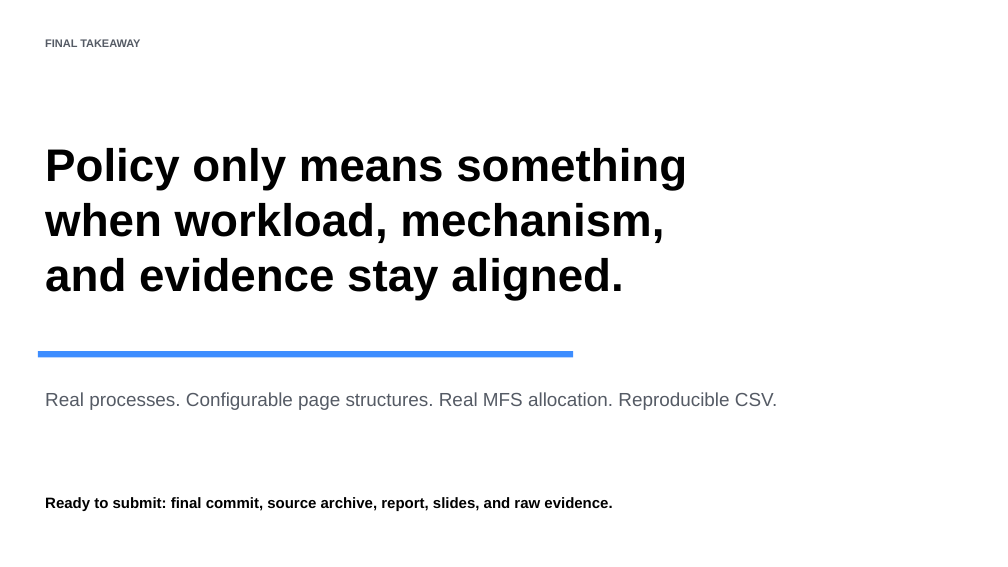
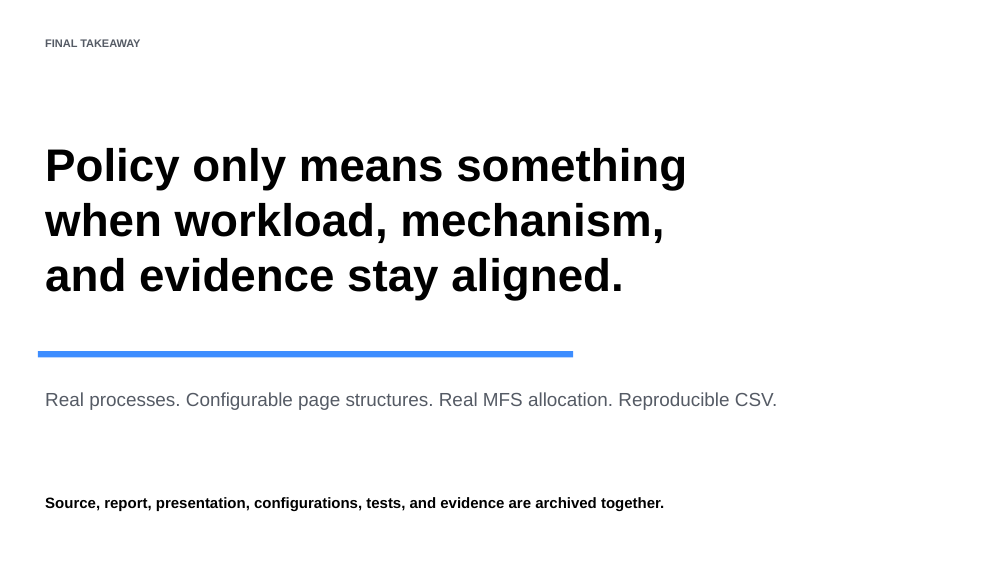
Before and after one commit to Rodina761/CSE335-MINIX-Project, a slide deck: slide 12 of project-deliverables/CSE335_MINIX_Project_Presentation.pptx. Drawn at 1008x567 pixels with LibreOffice and Linux fonts; fonts in the diff are those of the drawing. Boxes give left, top, right and bottom in pixels: in the first picture for what was removed or moved away, otherwise in the second. Text is boxed around its words. In the diff, an @@ line names an element or a change of style, - is before the commit and + after.

```diff
--- a/project-deliverables/CSE335_MINIX_Project_Presentation.pptx
+++ b/project-deliverables/CSE335_MINIX_Project_Presentation.pptx
@@ text at [45, 497, 664, 511]: text changed @@
-Ready to submit: final commit, source archive, report, slides, and raw evidence.
+Source, report, presentation, configurations, tests, and evidence are archived together.
```
Also in this commit, not shown: 2 other slides changed, 6 other files.
